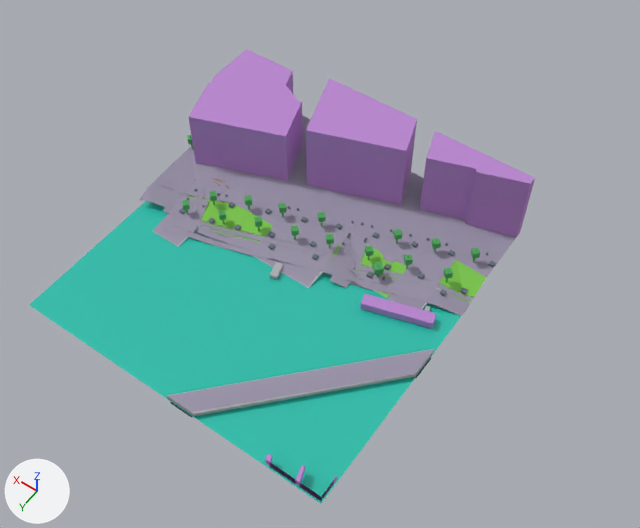
The glTF model public/maps/melbourne/chunks/2_-14.glb, before and after one commit.
Camera for both pictures: a camera (50 mm lens) standing at (174.6, 1769.7, 242.7) and looking at (280.0, 1622.1, 10.7). Every picture has the same lights, and +X, +Y and +Z are marked at lower left. The first picture is the older version. Where no turn or scale is listed for an object, it has been applied to the vertices. Vertices at exactly the same position are counted once.

Before the edit, the objects in view are built like this:
```python
me_mesh_0 = bpy.data.meshes.new('Mesh_0')
me_mesh_0.from_pydata(...)  # 3921 vertices, 5983 faces; spans x -60.8..60.8, y -60.0..60.0, z -17.5..17.5
me_mesh_0.materials.append(mat_asphalt)  # greyish blue #4f5563
me_mesh_0.materials.append(mat_pavement)  # grey #9a93a8
me_mesh_0.materials.append(mat_grass)  # green #7ec84f
me_mesh_0.materials.append(mat_water)  # cyan #2ec2af
me_mesh_0.materials.append(mat_commercial)  # purple #b985cf
me_mesh_0.materials.append(mat_vegetation)  # green #50a65d
me_mesh_0.materials.append(mat_prop)  # greyish blue #697681
me_mesh_0.materials.append(mat_concrete)  # grey #adafb3
me_mesh_0.materials.append(mat_cycleway)  # brown #9e7669
ob_compiled_chunk = bpy.data.objects.new('compiled-chunk', me_mesh_0)
ob_compiled_chunk.location = (294.8, 1626.0, 16.0)
```
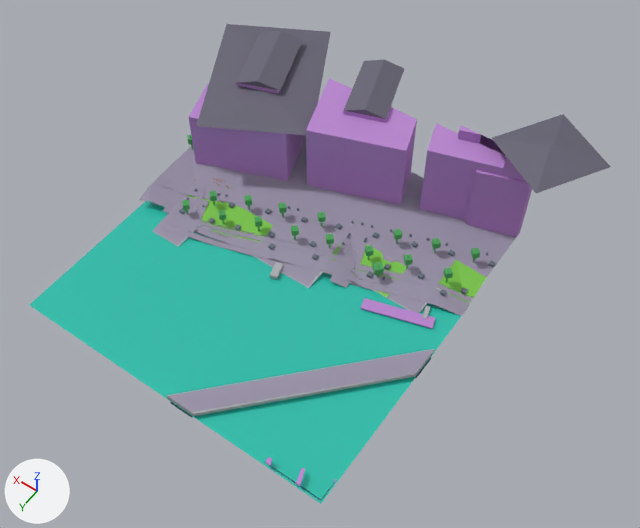
Where the newer file only moved an object's origin or applied its transform, the numbers keep the older frame.

Changed parts and their boxes (x1, y1, x2, y2) in the pictures (640 x 528 px; the box of a moved part takes in the faces that stretch with it):
'compiled-chunk', reshaped (15% wider)
    before: (30, 49, 535, 504)
    after: (30, 24, 611, 504)
part 1 of me_mesh_0, moved or reshaped
    before: (265, 454, 337, 501)
    after: (266, 457, 336, 500)
part 2 of me_mesh_0, built on
    before: (160, 176, 465, 329)
    after: (160, 24, 611, 329)

The change, as a diff of the scene's bpy script:
```diff
--- a/public/maps/melbourne/chunks/2_-14.glb.py
+++ b/public/maps/melbourne/chunks/2_-14.glb.py
@@ mat_roof_membrane @@
+mat_roof_membrane = principled_material('roof-membrane')
+mat_roof_membrane.base_color = (0.14, 0.13, 0.18)  # grey #696576
+mat_roof_membrane.metallic = 0.1
+mat_roof_membrane.roughness = 0.7
@@ me_mesh_0 @@
 # used by ob_compiled_chunk; location = (294.8, 1626.0, 16.0)
-me_mesh_0.from_pydata(...)  # 3921 vertices, 5983 faces; spans x -60.8..60.8, y -60.0..60.0, z -17.5..17.5
+me_mesh_0.from_pydata(...)  # 3999 vertices, 6102 faces; spans x -80.7..73.9, y -85.6..60.0, z -17.5..28.6
+# me_mesh_0 part 1: the loose piece of 24 vertices spanning x -60.8..-40.5, y 52.3..60.0, z -14.0..-11.0 is scaled about its middle by (1, 1, 0.234), then moved by (0.0, 0.0, -1.0)
+# me_mesh_0 part 2
+# 21 vertices are removed from x -58.4..55.3, y -27.3..2.6, z -15.6..-10.4
+# 198 faces are deleted
+# 4 vertices in x -55.6..-30.8, y -14.0..-2.9, z -12.5 move by (0.0, 0.0, -2.5)
+# 7 vertices move within x -57.2..35.6, y -27.0..2.6, z -14.1..-10.4
+# 71 vertices are added at x -80.7..73.9, y -85.6..2.7, z -15.7..28.6
+# 7 new vertices lie (0.0, 0.0, 1.2) away from vertices in x 19.0..59.2, y -60.0..-31.0, z 12.9
+# 8 new vertices lie (0.0, 0.0, 4.0) away from vertices in x -60.8..-31.8, y -60.0..-53.8, z 19.6
+# 8 new vertices lie (0.0, 0.0, 1.6) away from vertices in x -7.8..54.2, y -60.0..-39.1, z 15.9..17.5
+# 5 new vertices lie (0.0, 0.0, 2.0) away from vertices in x -60.8..-49.7, y -60.0..-53.8, z 23.6
+# 186 new faces join them, mat_pavement (grey #9a93a8)
+# 103 new faces join them, mat_commercial (purple #b985cf)
+# 4 new faces join them, mat_cycleway (brown #9e7669)
+# 24 new faces join them, mat_roof_membrane (grey #696576)
 me_mesh_0.materials.append(mat_asphalt)
@@ me_mesh_0 @@
 me_mesh_0.materials.append(mat_cycleway)
+me_mesh_0.materials.append(mat_roof_membrane)  # grey #696576
```
